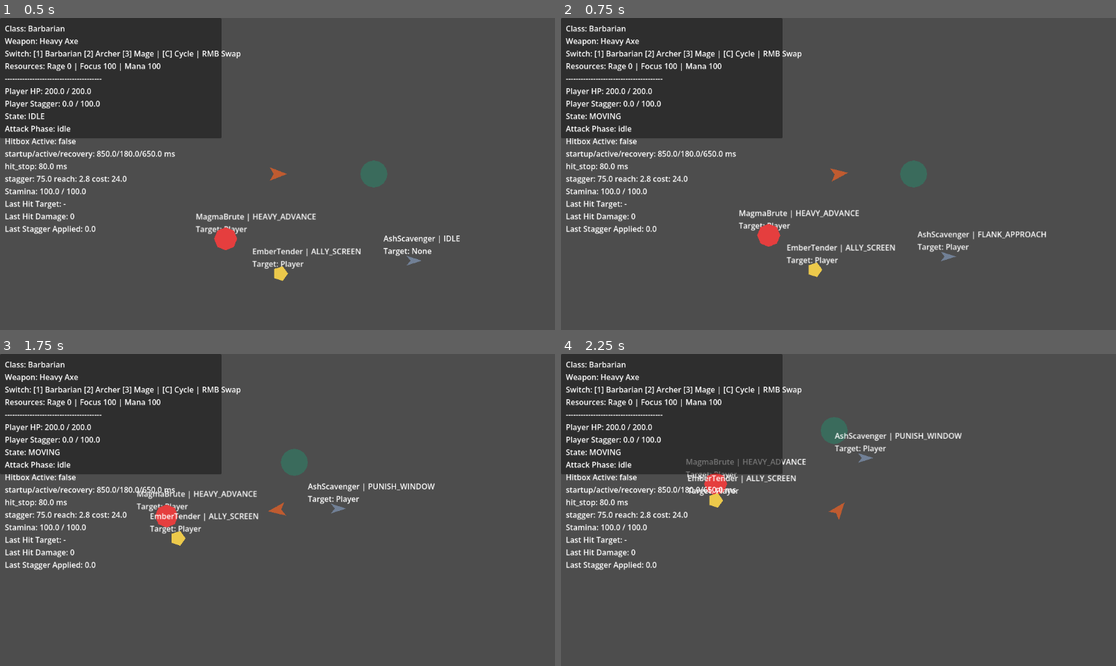
Above: before the commit, frames 1-4 (two rows, left to right).
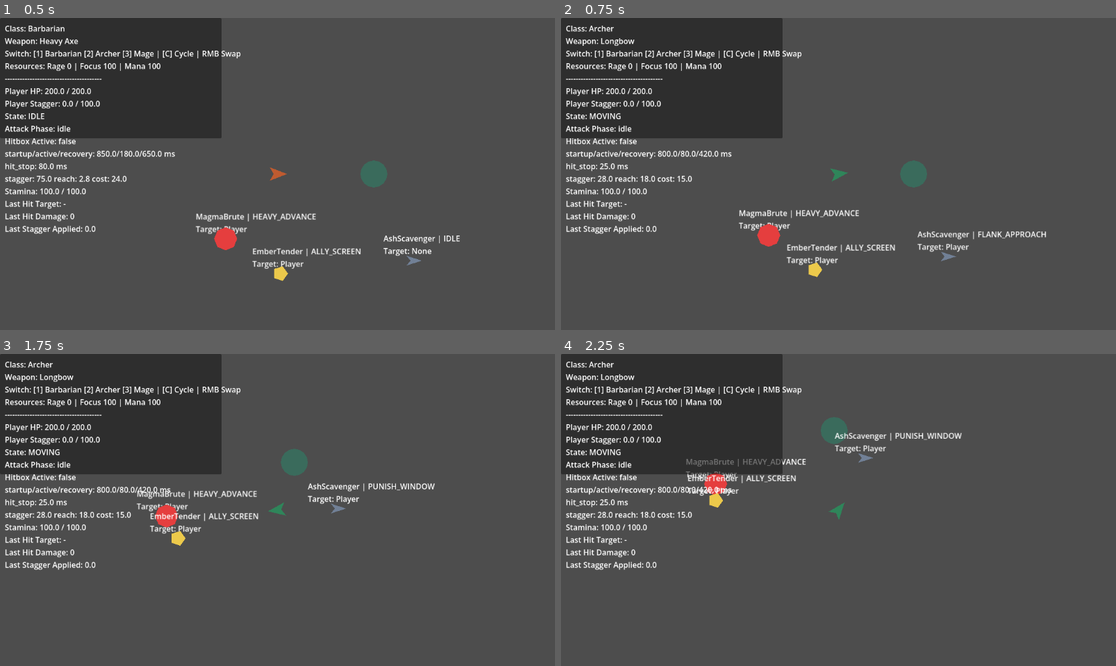
Above: after the commit, the same moments.

Repository: CS-Builder1/Archaic-Quest
Game: Godot game, scene res://scenes/world/OuterCaldera.tscn
The game is run twice, just before and just after one commit, with the same random seed, the same clock (stepped at 60 frames per second) and the same inputs.
Inputs (mouse positions are in pixels of both pictures, inside the frame that each line leads up to):
- Up to frame 1 (0.5 s): no input
- Up to frame 2 (0.75 s): tap Enter at 0.5 s; move the mouse to (960, 158) at 0.52 s; hold D (move_right) from 0.53 s (still down); tap C (cycle_class, bound only after the commit) at 0.6 s
- Up to frame 3 (1.75 s): tap 1 (switch_class_1, bound only after the commit) at 0.8, 1.35 s; move the mouse to (166, 525) at 1.27 s; release D (move_right) at 1.28 s; hold S (move_down) from 1.28 s (still down); tap 2 (switch_class_2, bound only after the commit) at 1.55 s
- Up to frame 4 (2.25 s): move the mouse to (894, 441) at 2.02 s; release S (move_down) at 2.03 s; hold D (move_right) from 2.03 s (still down); tap 2 (switch_class_2, bound only after the commit) at 2.1 s

Frame 1 is identical in both runs. In frame 2, 0.5% of the frame differs, in the area x 5-52%, y 2-53%; in frame 3, 0.5%; in frame 4, 0.5%.

Commit message:
Fix Archer damage, self-damage issue, ternary warning, and hit-stop scene tree crashes

Diff:
--- a/scripts/ai/AIController.gd
+++ b/scripts/ai/AIController.gd
@@ -10,7 +10,7 @@
 var threat_model: ThreatModel = ThreatModel.new()
 var role_behavior: RoleBehavior = RoleBehavior.new()
 var known_targets: Array[Node2D] = []
-var attack_cooldown: float = 0.0
+var attack_cooldown: float = 1.5
 
 @onready var state_label: Label = get_node_or_null("DebugStateLabel")
 
@@ -89,14 +89,22 @@
 	# Programmatic HealthComponent
 	var hc := HealthComponent.new()
 	hc.name = "HealthComponent"
-	hc.max_health = 250 if role_name == "Bruiser" else (150 if role_name == "Support" else 100)
+	if role_name == "Bruiser":
+		hc.max_health = 250
+	elif role_name == "Support":
+		hc.max_health = 150
+	else:
+		hc.max_health = 100
 	add_child(hc)
-	hc.died.connect(func(_source): queue_free())
+	hc.died.connect(_on_died)
 
 	# Programmatic StaggerComponent
 	var sc := StaggerComponent.new()
 	sc.name = "StaggerComponent"
-	sc.stagger_threshold = 120.0 if role_name == "Bruiser" else 60.0
+	if role_name == "Bruiser":
+		sc.stagger_threshold = 120.0
+	else:
+		sc.stagger_threshold = 60.0
 	add_child(sc)
 
 	# Programmatic HurtboxComponent Area2D
@@ -144,7 +152,9 @@
 
 func is_alive() -> bool:
 	var hc = get_node_or_null("HealthComponent")
-	return hc.current_health > 0 if hc else true
+	if hc != null:
+		return hc.current_health > 0
+	return true
 
 func _check_ai_attacks() -> void:
 	if target_actor == null:
@@ -161,12 +171,19 @@
 	attack_cooldown = cooldown_val
 
 	var visual = get_node_or_null("BodyVisual")
-	if visual is Polygon2D:
+	if visual is Polygon2D and is_inside_tree():
 		var orig_color: Color = visual.color
 		visual.color = Color("ffffff") # white flash
-		var t = get_tree().create_timer(0.12, true, false, true)
-		t.timeout.connect(func(): if is_instance_valid(visual): visual.color = orig_color)
+		var tree := get_tree()
+		if tree != null:
+			await tree.create_timer(0.12, true, false, true).timeout
+			if is_instance_valid(visual):
+				visual.color = orig_color
 
-	var target_hb = target_actor.get_node_or_null("HurtboxComponent")
-	if target_hb is HurtboxComponent:
-		target_hb.apply_hit(damage_val, stagger_val, self)
+	if is_inside_tree() and target_actor != null:
+		var target_hb = target_actor.get_node_or_null("HurtboxComponent")
+		if target_hb is HurtboxComponent:
+			target_hb.apply_hit(damage_val, stagger_val, self)
+
+func _on_died(_source: Node) -> void:
+	queue_free()
--- a/scripts/combat/HurtboxComponent.gd
+++ b/scripts/combat/HurtboxComponent.gd
@@ -34,11 +34,20 @@
 		stagger_component.apply_stagger(stagger_amount)
 
 	# Visual juicy feedback: flash red on hit
+	if not is_inside_tree():
+		return
+
 	var visual = get_node_or_null("DummyVisual")
 	if visual == null:
-		visual = get_parent().get_node_or_null("BodyVisual")
+		var parent = get_parent()
+		if parent != null:
+			visual = parent.get_node_or_null("BodyVisual")
+
 	if visual is Polygon2D:
 		var orig_color: Color = visual.color
 		visual.color = Color("ff4a4a") # juicy glowing red flash
-		await get_tree().create_timer(0.08, true, false, true).timeout
-		visual.color = orig_color
+		var tree := get_tree()
+		if tree != null:
+			await tree.create_timer(0.08, true, false, true).timeout
+			if is_instance_valid(visual):
+				visual.color = orig_color
--- a/scripts/player/PlayerController.gd
+++ b/scripts/player/PlayerController.gd
@@ -99,11 +99,13 @@
 	add_child(col)
 
 	# Programmatic Player HealthComponent
-	if get_node_or_null("HealthComponent") == null:
-		var hc := HealthComponent.new()
+	var hc = get_node_or_null("HealthComponent")
+	if hc == null:
+		hc = HealthComponent.new()
 		hc.name = "HealthComponent"
 		hc.max_health = 200
 		add_child(hc)
+	hc.died.connect(_on_player_died)
 
 	# Programmatic Player StaggerComponent
 	if get_node_or_null("StaggerComponent") == null:
@@ -279,7 +281,12 @@
 	attack_weapon = queued_attack_payload
 	attack_phase = "startup"
 	attack_timer = float(weapon.get("startup_ms", 0)) / 1000.0
-	class_state_label = "draw" if combat_class == "archer" else "channel" if combat_class == "mage" else "windup"
+	if combat_class == "archer":
+		class_state_label = "draw"
+	elif combat_class == "mage":
+		class_state_label = "channel"
+	else:
+		class_state_label = "windup"
 
 	# Clear previous hit target memory for the new swing
 	active_window_hit_targets.clear()
@@ -310,17 +317,25 @@
 	var reach := float(weapon.get("reach", 12.0))
 	var projectile_distance := reach * 32.0
 	var impact_center := global_position + facing_direction * projectile_distance
-	var impact_radius := 24.0 if weapon.get("id", "") == "archer_longbow" else 16.0
-	var damage := 35 if weapon.get("id", "") == "archer_longbow" else 20
+
+	var impact_radius := 16.0
+	var damage := 20
+	if weapon.get("id", "") == "archer_longbow":
+		impact_radius = 24.0
+		damage = 35
+
 	var stagger := int(weapon.get("stagger_value", 30))
-	_apply_radius_damage(impact_center, impact_radius, damage, stagger)
+	_apply_line_damage(global_position, impact_center, impact_radius, damage, stagger)
 
 func _fire_mage_attack(weapon: Dictionary) -> void:
 	class_state_label = "aoe_bloom"
 	var reach := float(weapon.get("reach", 7.0))
 	var impact_center := global_position + facing_direction * (reach * 24.0)
-	var radius := 80.0 if weapon.get("id", "") == "mage_fire_staff" else 52.0
-	var damage := 24 if weapon.get("id", "") == "mage_fire_staff" else 15
+	var radius := 52.0
+	var damage := 15
+	if weapon.get("id", "") == "mage_fire_staff":
+		radius = 80.0
+		damage = 24
 	var stagger := int(weapon.get("stagger_value", 15))
 
 	# Apply instant impact bloom damage
@@ -391,10 +406,60 @@
 
 					# Hit stop implementation for weights
 					var hit_stop_time := float(queued_attack_payload.get("hit_stop_ms", 60)) / 1000.0
-					if hit_stop_time > 0.0:
-						Engine.time_scale = 0.05
-						await get_tree().create_timer(hit_stop_time, true, false, true).timeout
-						Engine.time_scale = 1.0
+					if hit_stop_time > 0.0 and is_inside_tree():
+						var tree := get_tree()
+						if tree != null:
+							Engine.time_scale = 0.05
+							await tree.create_timer(hit_stop_time, true, false, true).timeout
+							Engine.time_scale = 1.0
+
+func _apply_line_damage(start: Vector2, end: Vector2, width: float, amount: int, stagger_amount: float = 20.0) -> void:
+	var targets: Array[Node2D] = []
+	for node in get_tree().get_nodes_in_group("enemies"):
+		if node is Node2D:
+			targets.append(node)
+
+	var dummy = get_tree().current_scene.get_node_or_null("Dummy")
+	if dummy is Node2D:
+		targets.append(dummy)
+
+	for child in get_tree().current_scene.get_children():
+		if child is AIController or child.name == "Dummy":
+			if child is Node2D and not targets.has(child):
+				targets.append(child)
+
+	for target in targets:
+		if is_instance_valid(target):
+			var ab := end - start
+			var ap := target.global_position - start
+			var ab_len_sq := ab.length_squared()
+			var t := 0.0
+			if ab_len_sq > 0.0:
+				t = clampf(ap.dot(ab) / ab_len_sq, 0.0, 1.0)
+			var closest_point := start + ab * t
+			var dist := target.global_position.distance_to(closest_point)
+
+			if dist <= width:
+				var hurtbox = target.get_node_or_null("HurtboxComponent")
+				if hurtbox is HurtboxComponent:
+					var target_name: String = target.name
+					if active_window_hit_targets.has(target_name):
+						continue
+					active_window_hit_targets[target_name] = true
+
+					hurtbox.apply_hit(amount, stagger_amount, self)
+
+					last_hit_target = target_name
+					last_hit_damage = amount
+					last_stagger_applied = stagger_amount
+
+					var hit_stop_time := float(queued_attack_payload.get("hit_stop_ms", 60)) / 1000.0
+					if hit_stop_time > 0.0 and is_inside_tree():
+						var tree := get_tree()
+						if tree != null:
+							Engine.time_scale = 0.05
+							await tree.create_timer(hit_stop_time, true, false, true).timeout
+							Engine.time_scale = 1.0
 
 func _resolve_hits() -> void:
 	if attack_area == null:
@@ -403,7 +468,13 @@
 	for body in areas:
 		if is_instance_valid(body) and body is HurtboxComponent:
 			var parent = body.get_parent()
-			var target_name: String = parent.name if parent else body.name
+			if parent == self:
+				continue
+			var target_name: String = ""
+			if parent != null:
+				target_name = parent.name
+			else:
+				target_name = body.name
 			if active_window_hit_targets.has(target_name):
 				continue
 			active_window_hit_targets[target_name] = true
@@ -416,10 +487,12 @@
 			last_stagger_applied = stagger_amount
 
 			var hit_stop_time := float(attack_weapon.get("hit_stop_ms", 80)) / 1000.0
-			if hit_stop_time > 0.0:
-				Engine.time_scale = 0.05
-				await get_tree().create_timer(hit_stop_time, true, false, true).timeout
-				Engine.time_scale = 1.0
+			if hit_stop_time > 0.0 and is_inside_tree():
+				var tree := get_tree()
+				if tree != null:
+					Engine.time_scale = 0.05
+					await tree.create_timer(hit_stop_time, true, false, true).timeout
+					Engine.time_scale = 1.0
 
 func _exit_tree() -> void:
 	Engine.time_scale = 1.0
@@ -581,7 +654,9 @@
 
 	elif combat_class == "mage" and attack_phase != "idle":
 		var cast_reach := reach * 24.0
-		var radius := 80.0 if weapon.get("id", "") == "mage_fire_staff" else 52.0
+		var radius := 52.0
+		if weapon.get("id", "") == "mage_fire_staff":
+			radius = 80.0
 		var center := Vector2(cast_reach, 0)
 		if attack_phase == "startup":
 			draw_arc(center, radius, 0, TAU, 32, Color("ecc94b", 0.55), 2.0)
@@ -610,9 +685,15 @@
 
 # Threat Model Candidate Interface (Ensures AI threat calculation evaluates player accurately)
 func is_alive() -> bool:
+	var hc = get_node_or_null("HealthComponent")
+	if hc != null:
+		return hc.current_health > 0
 	return true
 
 func get_health_ratio() -> float:
+	var hc = get_node_or_null("HealthComponent")
+	if hc != null and hc.max_health > 0:
+		return float(hc.current_health) / float(hc.max_health)
 	return 1.0
 
 func get_recent_damage_output() -> float:
@@ -620,3 +701,9 @@
 
 func get_focus_value() -> float:
 	return 0.5
+
+func _on_player_died(_source: Node) -> void:
+	GameState.register_player_death()
+	EventBus.debug_message.emit("Player resurrected at watchpost! Resurrection Strain increased.")
+	# Reload current scene to simulate resurrection/respawn
+	get_tree().reload_current_scene()
--- a/scripts/player/PlayerInputIntent.gd
+++ b/scripts/player/PlayerInputIntent.gd
@@ -16,6 +16,34 @@
 var wants_switch_class_3: bool = false
 var wants_cycle_class: bool = false
 
+func _ready() -> void:
+	_ensure_input_action("switch_class_1", KEY_1)
+	_ensure_input_action("switch_class_2", KEY_2)
+	_ensure_input_action("switch_class_3", KEY_3)
+	_ensure_input_action("cycle_class", KEY_C)
+	_ensure_input_action("reload_test_scene", KEY_R)
+
+	# Add extra F1 binding for reload
+	var f1_event := InputEventKey.new()
+	f1_event.physical_keycode = KEY_F1 as Key
+	InputMap.action_add_event("reload_test_scene", f1_event)
+
+func _ensure_input_action(action_name: String, keycode: Key) -> void:
+	if not InputMap.has_action(action_name):
+		InputMap.add_action(action_name)
+
+	# Check if the key is already mapped to avoid duplicating events
+	var already_mapped := false
+	for event in InputMap.action_get_events(action_name):
+		if event is InputEventKey and event.physical_keycode == keycode:
+			already_mapped = true
+			break
+
+	if not already_mapped:
+		var key_event := InputEventKey.new()
+		key_event.physical_keycode = keycode as Key
+		InputMap.action_add_event(action_name, key_event)
+
 func collect_intent(camera: Camera2D) -> void:
 	move_vector = Input.get_vector("move_left", "move_right", "move_up", "move_down")
 	wants_primary = Input.is_action_just_pressed("primary_action")
